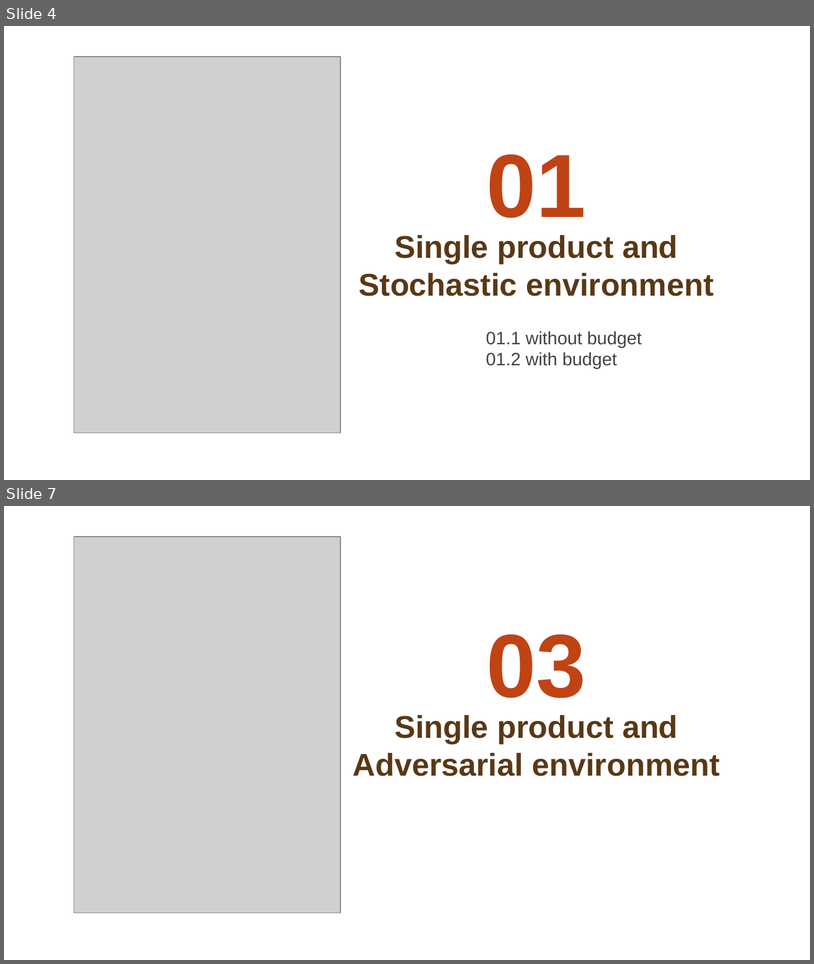
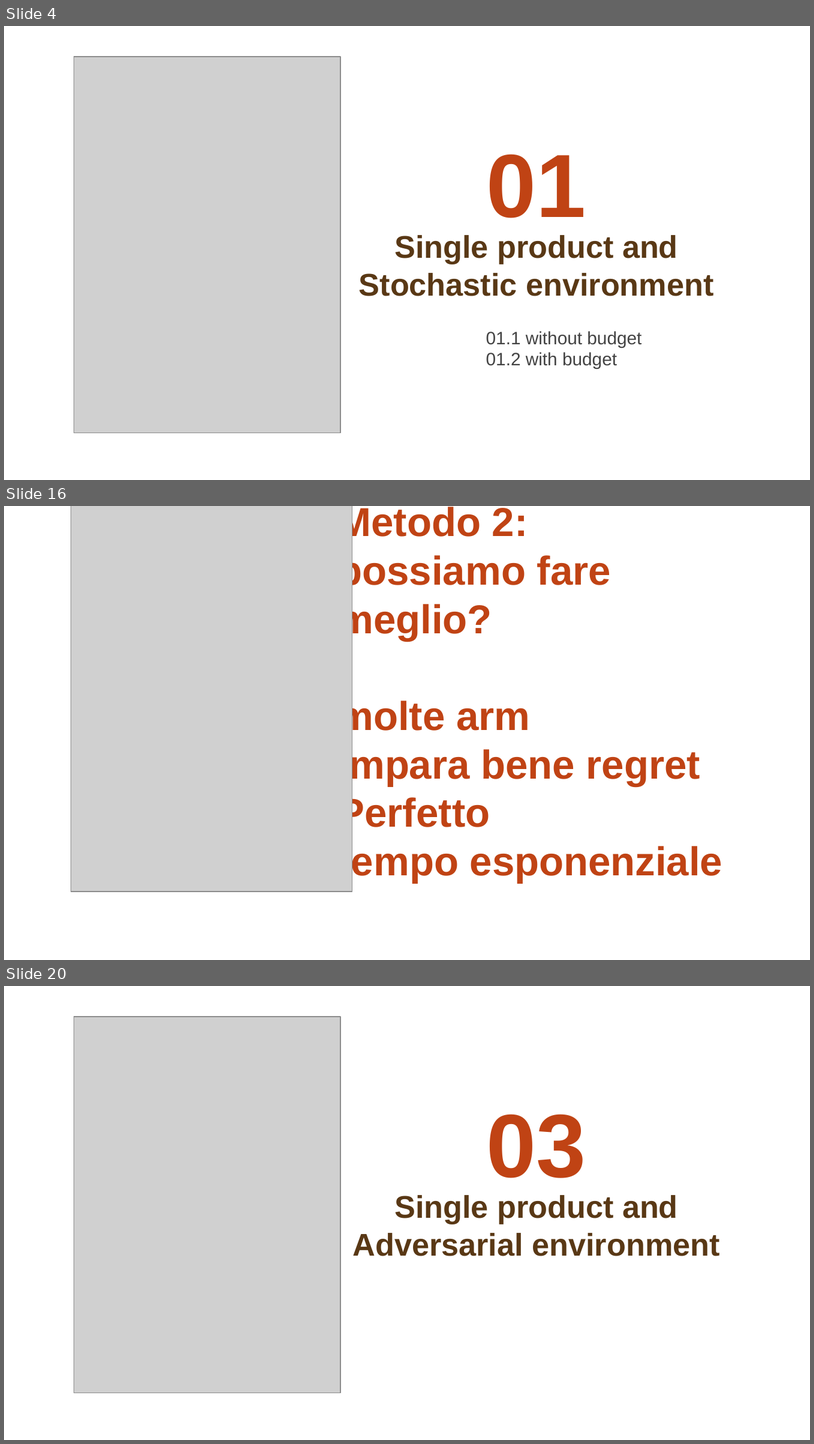
Before and after one commit to matteopasqual02/OLA-2025-project, a slide deck: presentation.pptx. Shown one above the other, each under a label of ours: slides 4 and 7 before the commit, slides 4, 16 and 20 after it; the slides between them are not shown. The pictures are 814x964 and 814x1444 pixels, drawn with LibreOffice and Linux fonts; fonts in the diff are those of the drawing; grey boxes stand for pictures; background and template pictures are left out. Boxes give left, top, right and bottom in pixels: in the first picture for what was removed or moved away, otherwise in the second. Text is boxed around its words. In the diff, an @@ line names an element or a change of style, - is before the commit and + after.

```diff
--- a/presentation.pptx
+++ b/presentation.pptx
@@ slide 16 added at (4, 506, 810, 960), background picture (left out) @@
@@ picture added at (71, 506, 353, 891) @@
@@ title added at (338, 506, 723, 882), 36 pt, text #C04314, bold @@
+Metodo 2:
+possiamo fare meglio?
+molte arm
+impara bene regret Perfetto
+tempo esponenziale
@@ what was slide 7 is now slide 20 @@
```
Also in this commit, not shown: 1 slide changed, 30 other slides added, 1 slide removed.
